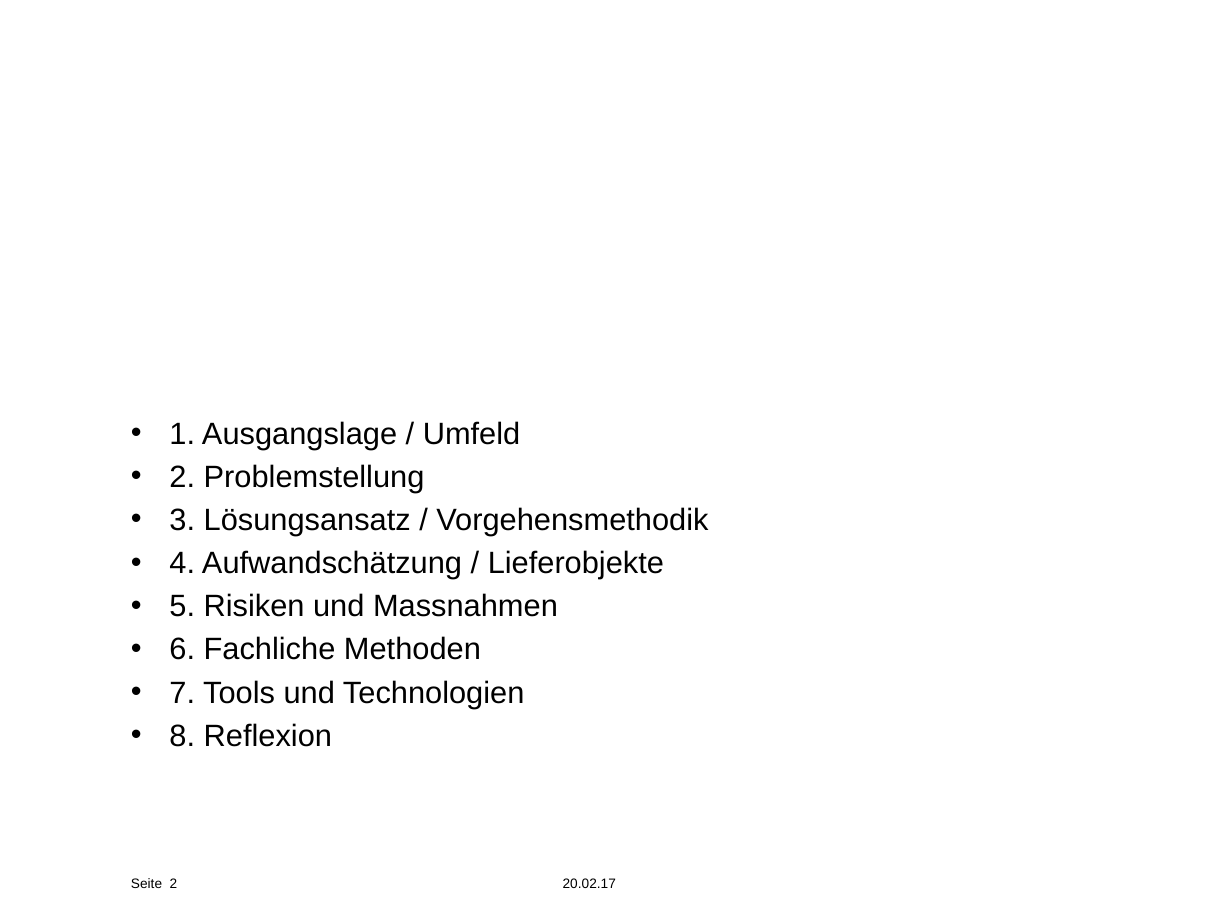
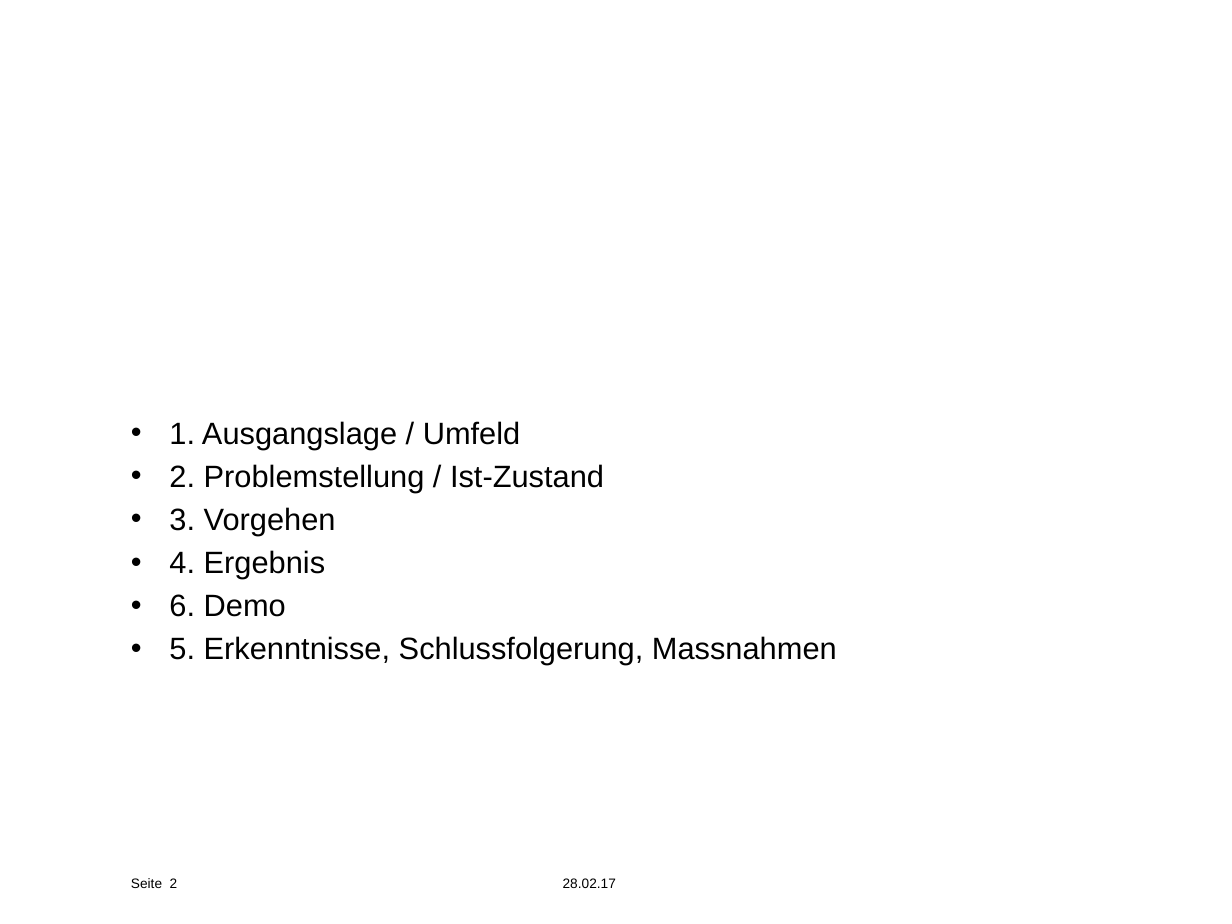
Before and after one commit to effusion/masterthesis, a slide deck: slide 2 of masterthesis_presentation.pptx. Drawn at 1232x924 pixels with LibreOffice and Linux fonts; fonts in the diff are those of the drawing; background and template pictures are left out. Boxes give left, top, right and bottom in pixels: in the first picture for what was removed or moved away, otherwise in the second. Text is boxed around its words. In the diff, an @@ line names an element or a change of style, - is before the commit and + after.

```diff
--- a/masterthesis_presentation.pptx
+++ b/masterthesis_presentation.pptx
@@ text at bbox=[169, 464, 837, 665]: text changed @@
-• 2. Problemstellung
-• 3. Lösungsansatz / Vorgehensmethodik
-• 4. Aufwandschätzung / Lieferobjekte
-• 5. Risiken und Massnahmen
-• 6. Fachliche Methoden
-• 7. Tools und Technologien
-• 8. Reflexion
+• 2. Problemstellung / Ist-Zustand
+• 3. Vorgehen
+• 4. Ergebnis
+• 6. Demo
+• 5. Erkenntnisse, Schlussfolgerung, Massnahmen
@@ text at bbox=[563, 878, 616, 888]: text changed @@
-20.02.17
+28.02.17
```
Also in this commit, not shown: 9 other slides changed, 23 slides added, 1 slide removed, 2 other files.
